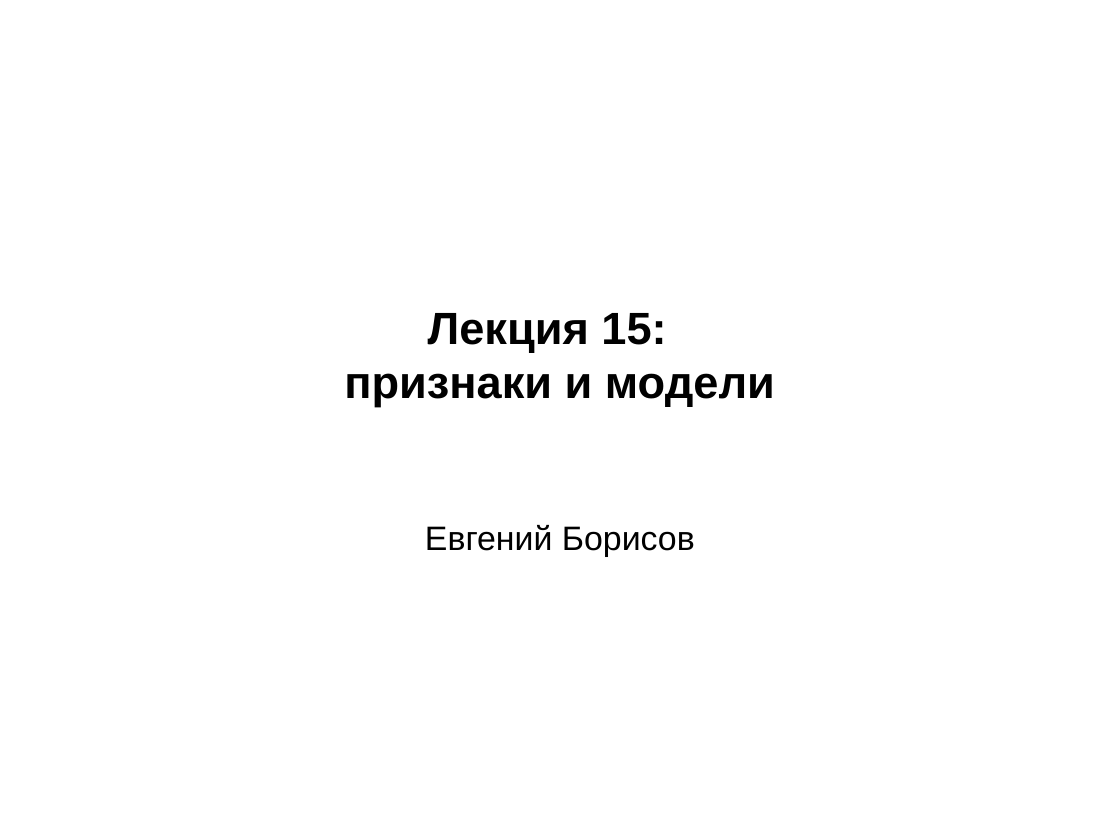
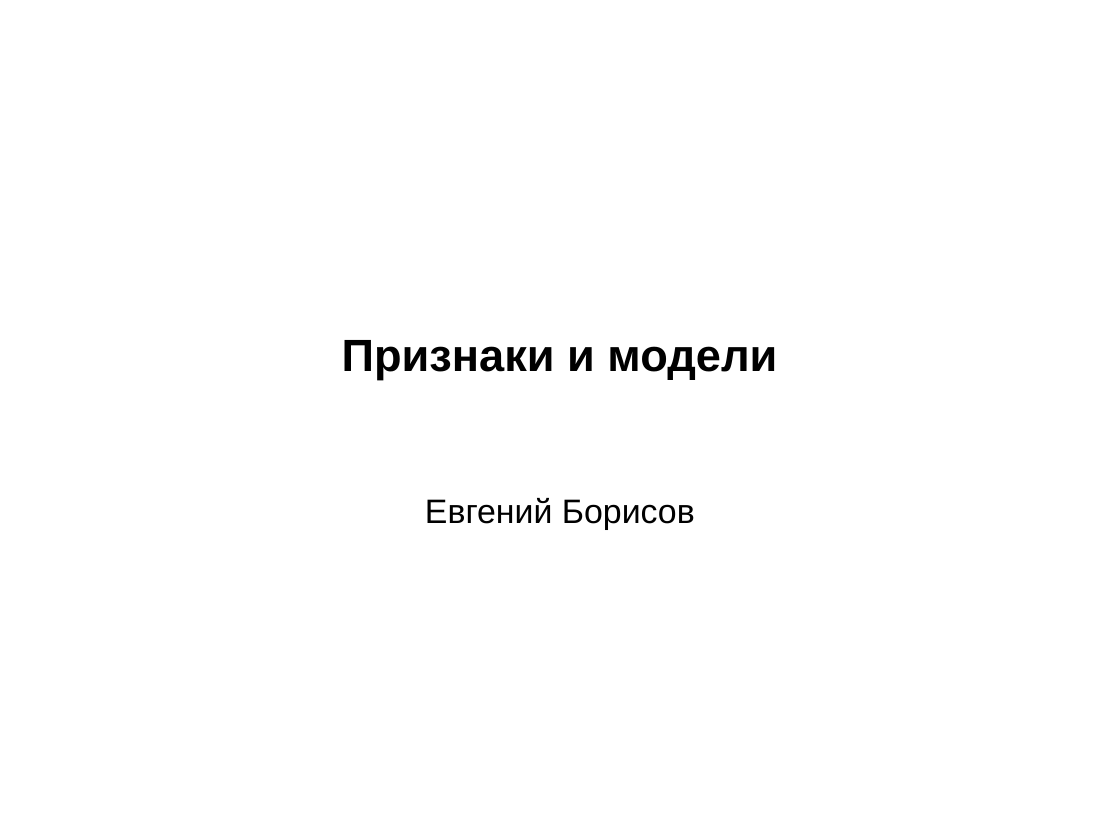
Before and after one commit to mechanoid5/ml_lectorium_legacy, a slide deck: slide 1 of 08-fetch-model.odp. Drawn at 1120x840 pixels with LibreOffice and Linux fonts; fonts in the diff are those of the drawing; background and template pictures are left out. Boxes give left, top, right and bottom in pixels: in the first picture for what was removed or moved away, otherwise in the second. Text is boxed around its words. In the diff, an @@ line names an element or a change of style, - is before the commit and + after.

```diff
--- a/08-fetch-model.odp
+++ b/08-fetch-model.odp
@@ subtitle at (x1=342, y1=340, x2=777, y2=380): text changed @@
-Лекция 15:
-признаки и модели
+Признаки и модели
```
Also in this commit, not shown: 19 other slides changed, 26 other files.
